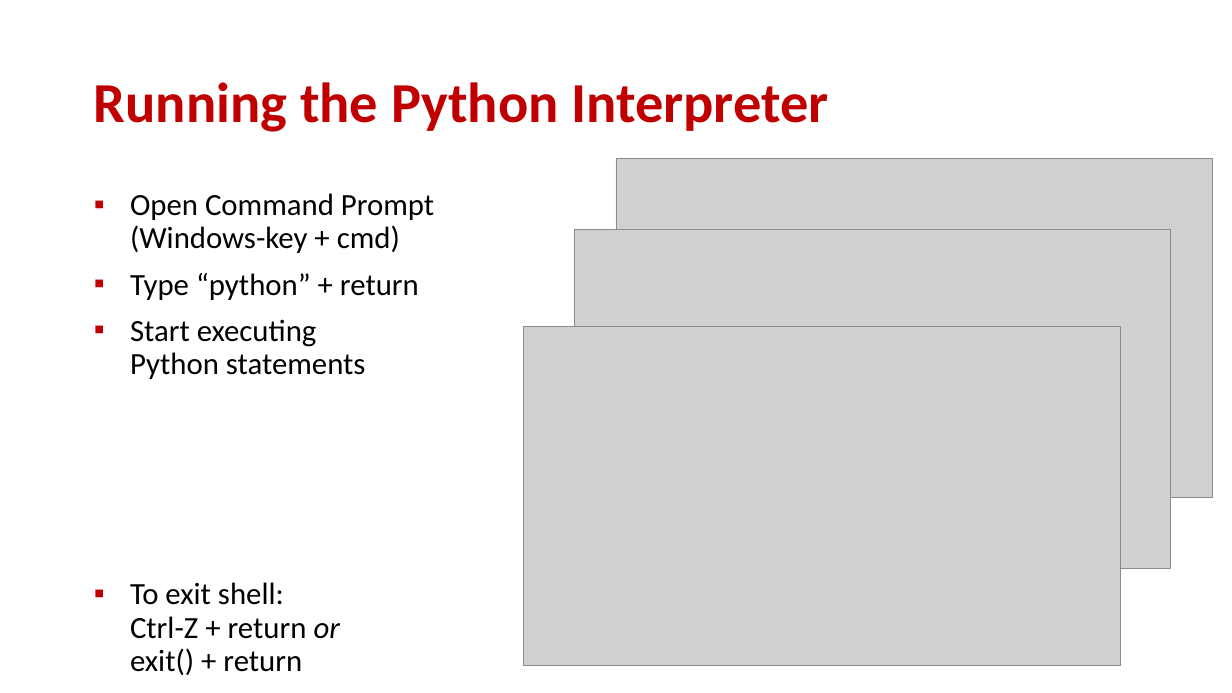
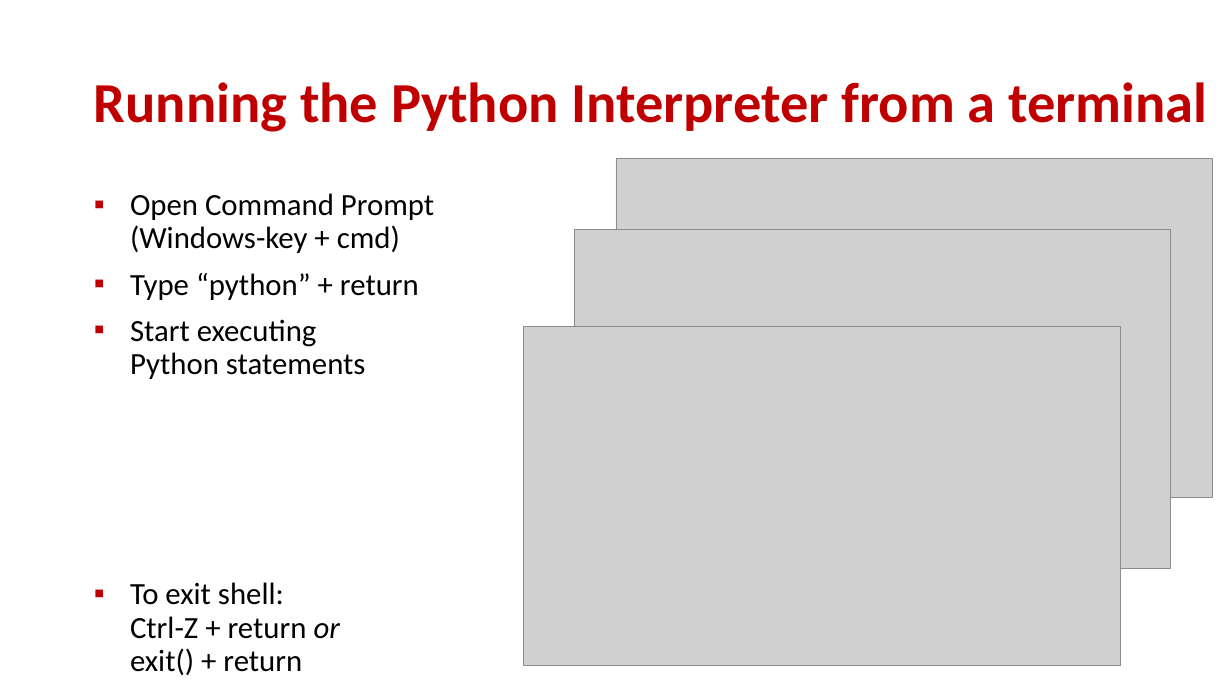
Before and after one commit to gsbrodal/gsbrodal.github.io, a slide deck: slide 47 of ipsa/slides/introduction.pptx. Drawn at 1232x693 pixels with LibreOffice and Linux fonts; fonts in the diff are those of the drawing; grey boxes stand for pictures. Boxes give left, top, right and bottom in pixels: in the first picture for what was removed or moved away, otherwise in the second. Text is boxed around its words. In the diff, an @@ line names an element or a change of style, - is before the commit and + after.

```diff
--- a/ipsa/slides/introduction.pptx
+++ b/ipsa/slides/introduction.pptx
@@ title at bbox=[94, 82, 1207, 132]: text changed @@
-Running the Python Interpreter
+Running the Python Interpreter from a terminal
```
Also in this commit, not shown: 2 other slides changed, 6 other files.
